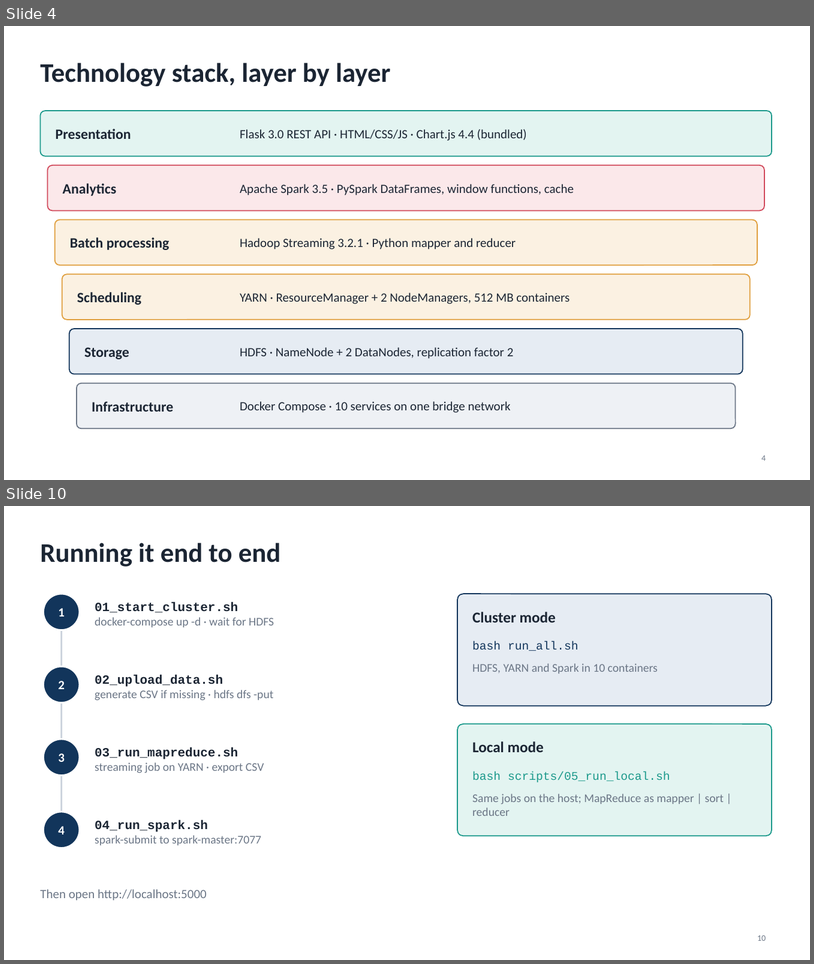
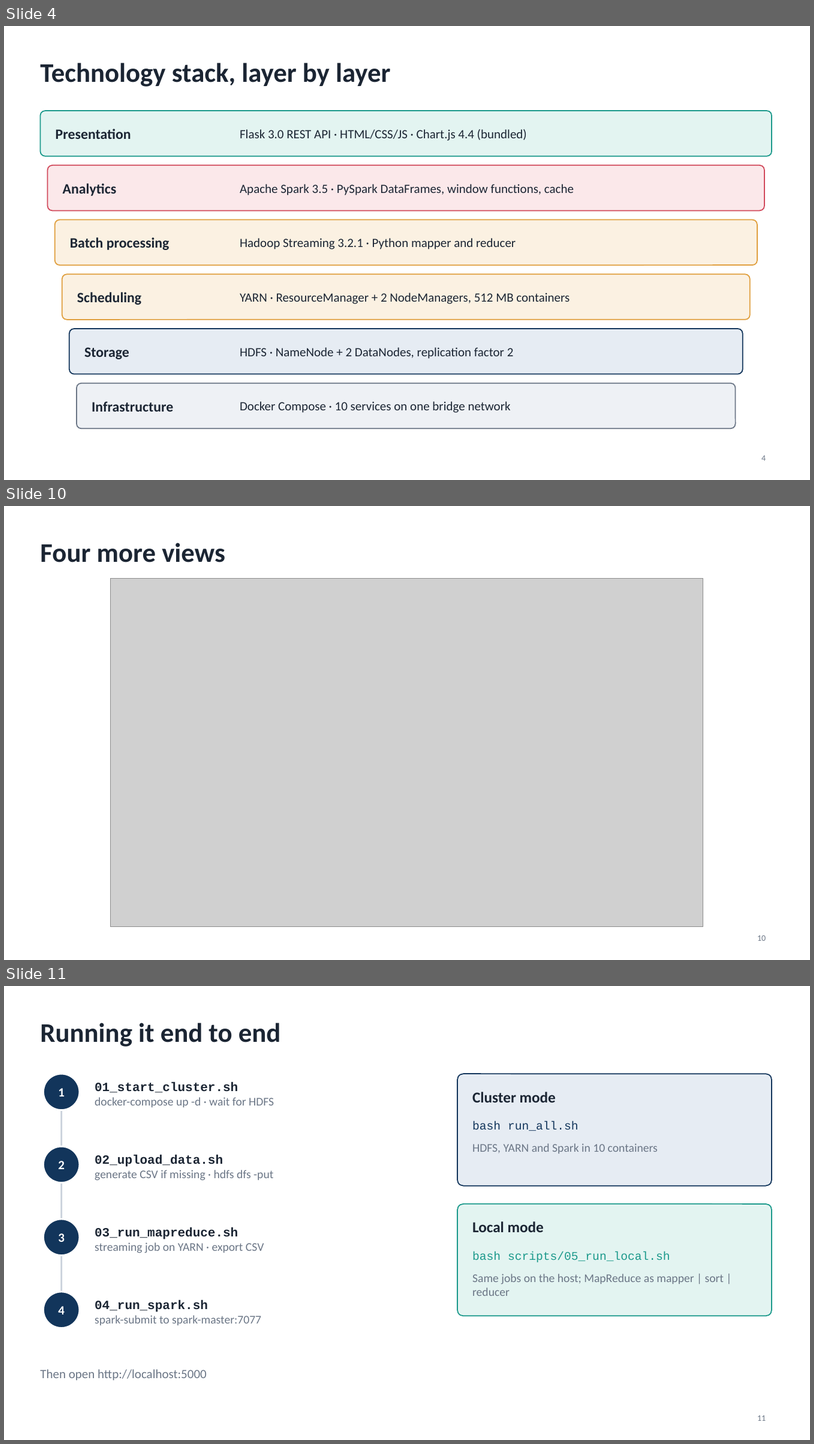
Before and after one commit to gauriiiiiiiiiiii/CoviSpark, a slide deck: documentation/CoviSpark_Presentation.pptx. Shown one above the other, each under a label of ours: slides 4 and 10 before the commit, slides 4, 10 and 11 after it; the slides between them are not shown. The pictures are 814x964 and 814x1444 pixels, drawn with LibreOffice and Linux fonts; fonts in the diff are those of the drawing; grey boxes stand for pictures. Boxes give left, top, right and bottom in pixels: in the first picture for what was removed or moved away, otherwise in the second. Text is boxed around its words. In the diff, an @@ line names an element or a change of style, - is before the commit and + after.

```diff
--- a/documentation/CoviSpark_Presentation.pptx
+++ b/documentation/CoviSpark_Presentation.pptx
@@ slide 10 added at [4, 506, 810, 960], background #FFFFFF @@
@@ title added at [40, 543, 225, 562], 32 pt, text #1B2533, bold @@
+Four more views
@@ picture added at [110, 579, 704, 927] @@
@@ page number added at [758, 935, 766, 940], 10 pt, text #6B7686 @@
+10
@@ what was slide 10 is now slide 11 @@
@@ page number at [758, 1415, 766, 1420]: text changed @@
-10
+11
```
Also in this commit, not shown: 8 slides changed, 1 other slide added, 1 other file.
